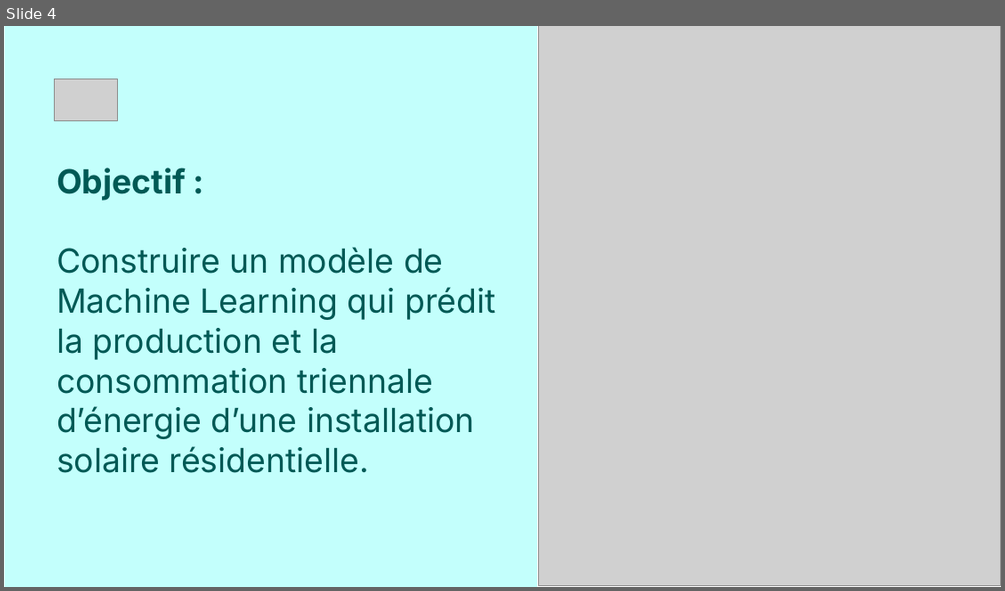
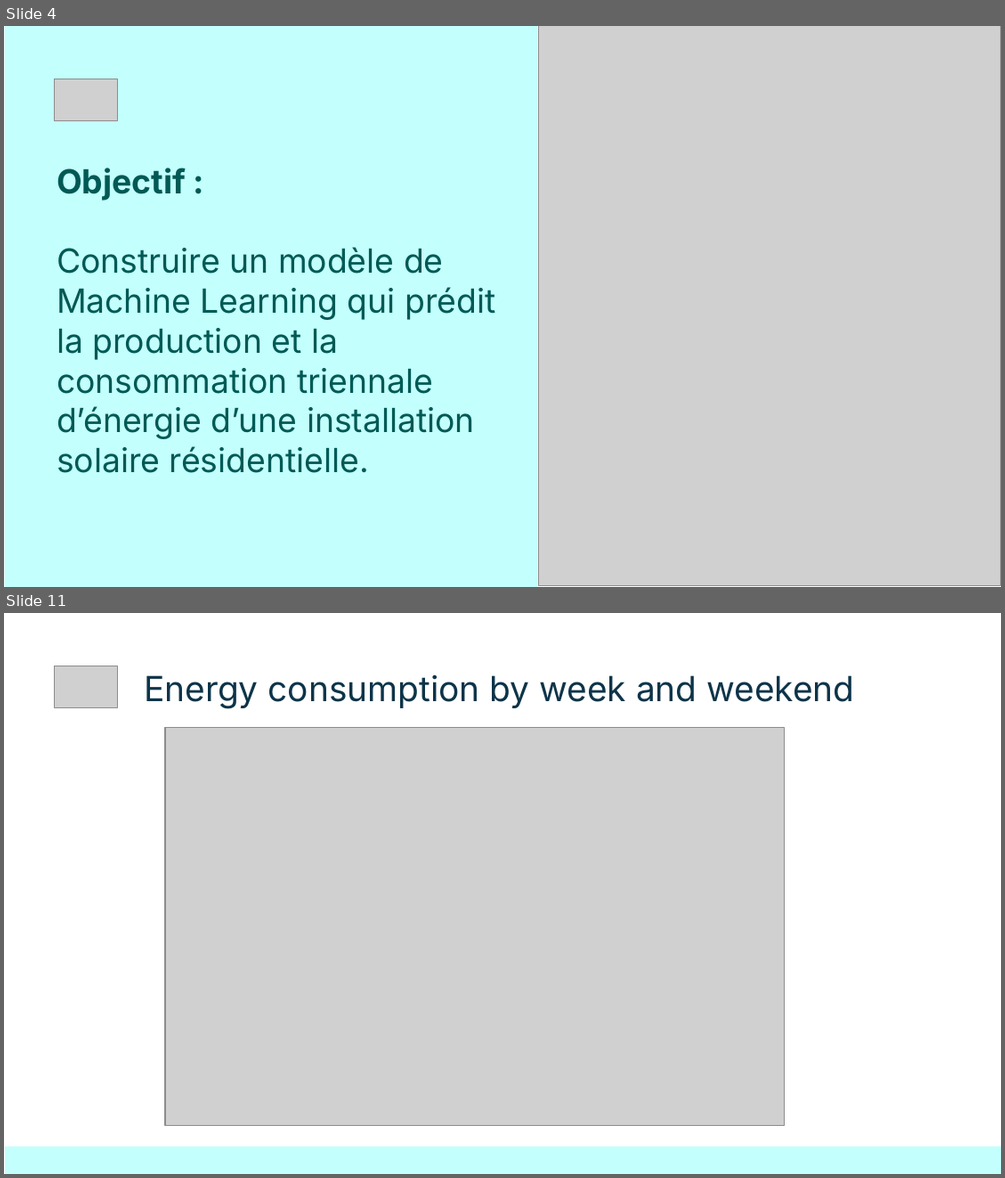
Before and after one commit to baigalmaa-baatar/Predict-energy-consumption, a slide deck: modeling/Final_Project_Slides.pptx. Shown one above the other, each under a label of ours: slide 4 before the commit, slides 4 and 11 after it; the slides between them are not shown. The pictures are 1005x591 and 1005x1178 pixels, drawn with LibreOffice and Linux fonts; fonts in the diff are those of the drawing; grey boxes stand for pictures. Boxes give left, top, right and bottom in pixels: in the first picture for what was removed or moved away, otherwise in the second. Text is boxed around its words. In the diff, an @@ line names an element or a change of style, - is before the commit and + after.

```diff
--- a/modeling/Final_Project_Slides.pptx
+++ b/modeling/Final_Project_Slides.pptx
@@ slide 11 added at (4, 613, 1001, 1174), background #FFFFFF @@
@@ picture added at (55, 666, 118, 707) @@
@@ title added at (144, 674, 854, 709), 25 pt, text #0E3449 @@
+Energy consumption by week and weekend
@@ picture added at (165, 728, 785, 1126) @@
@@ rectangle added at (5, 1146, 1001, 1173), fill #C3FFFC @@
```
Also in this commit, not shown: 5 slides changed, 18 other slides added, 3 slides removed.
